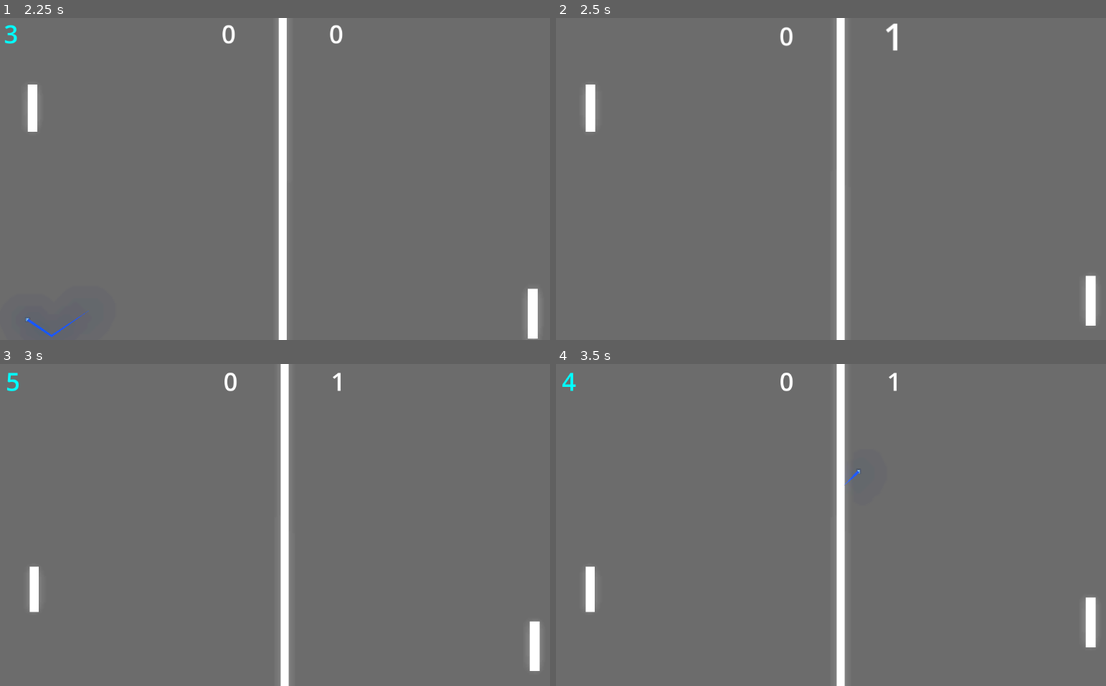
Above: before the commit, frames 1-4 (two rows, left to right).
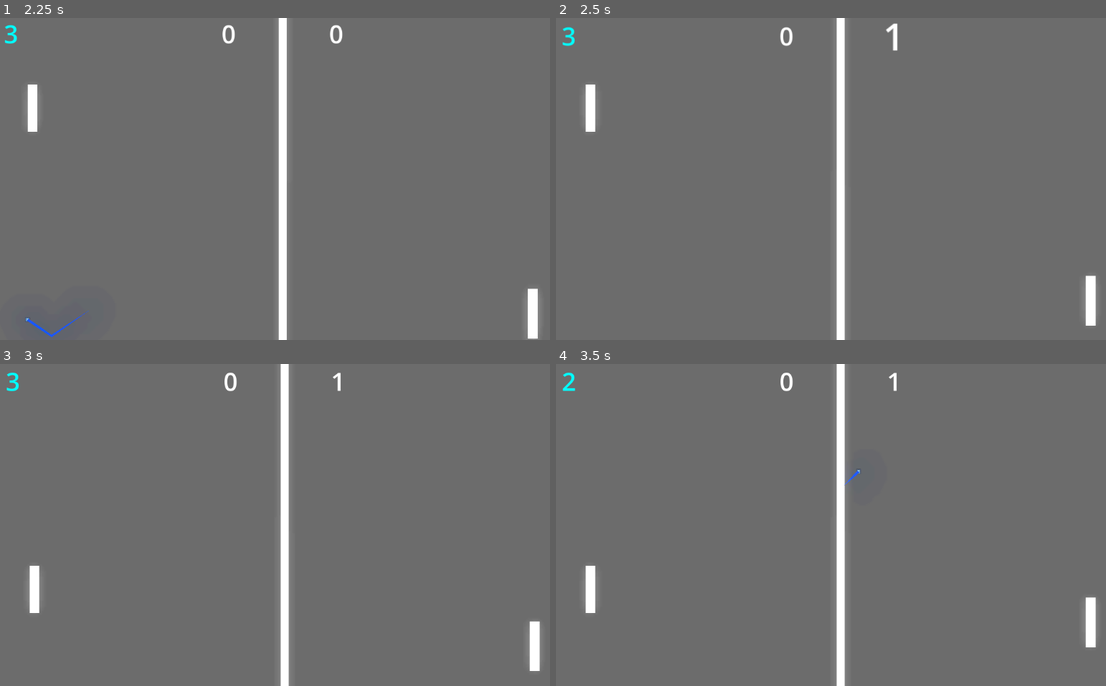
Above: after the commit, the same moments.

Repository: Katastrophe9009/action-pong
Game: Godot game, scene res://scenes/main.tscn
Two runs of this game, one before a commit and one after it. Both use one fixed random seed, a clock stepped at 60 frames per second and the inputs below. The engine's default icon, where the game draws it, is replaced by a stand-in: a white triangle on a blue panel in a dark square.
Inputs (mouse positions are in pixels of both pictures, inside the frame that each line leads up to):
- Up to frame 1 (2.25 s): tap Enter at 0.5 s; move the mouse to (412, 162) at 0.52 s; hold W (move_up) 0.53-1.28 s; click (412, 162) at 0.6 s; move the mouse to (170, 195) at 1.27 s; hold S (move_down) 1.28-2.03 s; click (170, 195) at 1.35 s; move the mouse to (341, 108) at 2.02 s; hold W (move_up) from 2.03 s (still down); click (341, 108) at 2.1 s
- Up to frame 2 (2.5 s): keep holding W (move_up)
- Up to frame 3 (3 s): keep holding W (move_up); move the mouse to (258, 589) at 2.77 s; click (258, 589) at 2.85 s
- Up to frame 4 (3.5 s): keep holding W (move_up)

Frame 1 is identical in both runs. In frame 2, less than 0.1% of the frame differs, in the area x 1-4%, y 2-9%; in frame 3, less than 0.1%; in frame 4, 0.1%, in the area x 1-8%, y 2-78%.

Commit message:
began modularizing player
began working modularizing the player, still too much hard coding

Diff:
--- a/scenes/main.gd
+++ b/scenes/main.gd
@@ -14,6 +14,8 @@
 	#get window size
 	win_size = get_viewport_rect().size
 	print("Window Size:", win_size)
+
+	$Player.ability_cooldown.connect(_on_player_ability_cooldown_change)
 
 func _on_screen_shake_timer_timeout() -> void:
 	$Camera2D.offset = Vector2(0,0)
@@ -96,20 +98,23 @@
 	clear_powerups()
 	spawn_powerup()
 
+func _on_player_ability_cooldown_change(time_left):
+
+	$Hud/BumpCooldown.text = time_left
+
+
 func reinitialize():
 	print("Starting New Round...")
 
 	$BallTimer.start()
 	$PowerUpDurationTimer.stop()
 	$PowerUpTimer.start()
-	$BumpCooldownTimer.stop()
+#	$BumpCooldownTimer.stop()
 	reset_powerups()
 
 func _process(delta: float) -> void:
-	if $BumpCooldownTimer.time_left > 0:
-		$Hud/BumpCooldown.text = str(roundi($BumpCooldownTimer.time_left))
-	else:
-		$Hud/BumpCooldown.text = str("")
+
+	pass
 
 	if $ScreenShakeTimer.time_left > 0:
 		$Camera2D.offset = Vector2(randi_range(-5,5) * ($ScreenShakeTimer.time_left *2),randi_range(-5,5) * ($ScreenShakeTimer.time_left *2))
--- a/scenes/main.tscn
+++ b/scenes/main.tscn
@@ -37,10 +37,6 @@
 [node name="PowerUpDurationTimer" type="Timer" parent="." unique_id=1301796267]
 wait_time = 10.0
 
-[node name="BumpCooldownTimer" type="Timer" parent="." unique_id=1879984374]
-wait_time = 5.0
-one_shot = true
-
 [node name="Camera2D" type="Camera2D" parent="." unique_id=1306437074]
 position = Vector2(576, 324)
 
--- a/scenes/player.gd
+++ b/scenes/player.gd
@@ -1,4 +1,6 @@
 extends StaticBody2D
+
+signal ability_cooldown(time_left)
 
 #Scriptwide Vars
 var win_height : int
@@ -12,16 +14,20 @@
 	p_height = $ColorRect.get_size().y
 	default_scale = scale
 
+
+
 #Custom Functions
 func shrink_to_normal_scale_fast():
 	if scale > default_scale:
 		scale = scale * .9
 
 func bump():
-	if $"../BumpCooldownTimer".is_stopped():
+	if $BumpCooldownTimer.is_stopped():
 		print("Bump!")
-		$"../BumpCooldownTimer".start()
+		$BumpCooldownTimer.start()
 		scale = scale * 2
+
+
 
 func cursor_positioning():
 	position.y = get_global_mouse_position().y
@@ -42,3 +48,8 @@
 
 	#Mouse/touch controls
 	cursor_positioning()
+
+	if $BumpCooldownTimer.time_left > 0:
+		ability_cooldown.emit(str(roundi($BumpCooldownTimer.time_left)))
+	else:
+		ability_cooldown.emit(str(""))
--- a/scenes/player.tscn
+++ b/scenes/player.tscn
@@ -21,3 +21,7 @@
 [node name="CollisionShape2D" type="CollisionShape2D" parent="." unique_id=1265916193]
 position = Vector2(10, 0)
 shape = SubResource("RectangleShape2D_7dm0k")
+
+[node name="BumpCooldownTimer" type="Timer" parent="." unique_id=2011984]
+wait_time = 5.0
+one_shot = true
